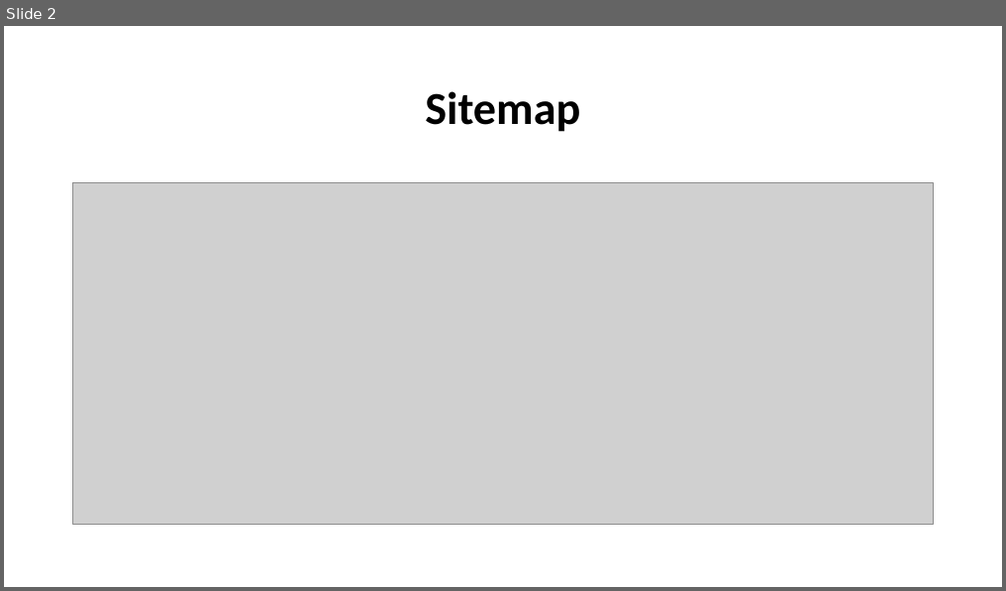
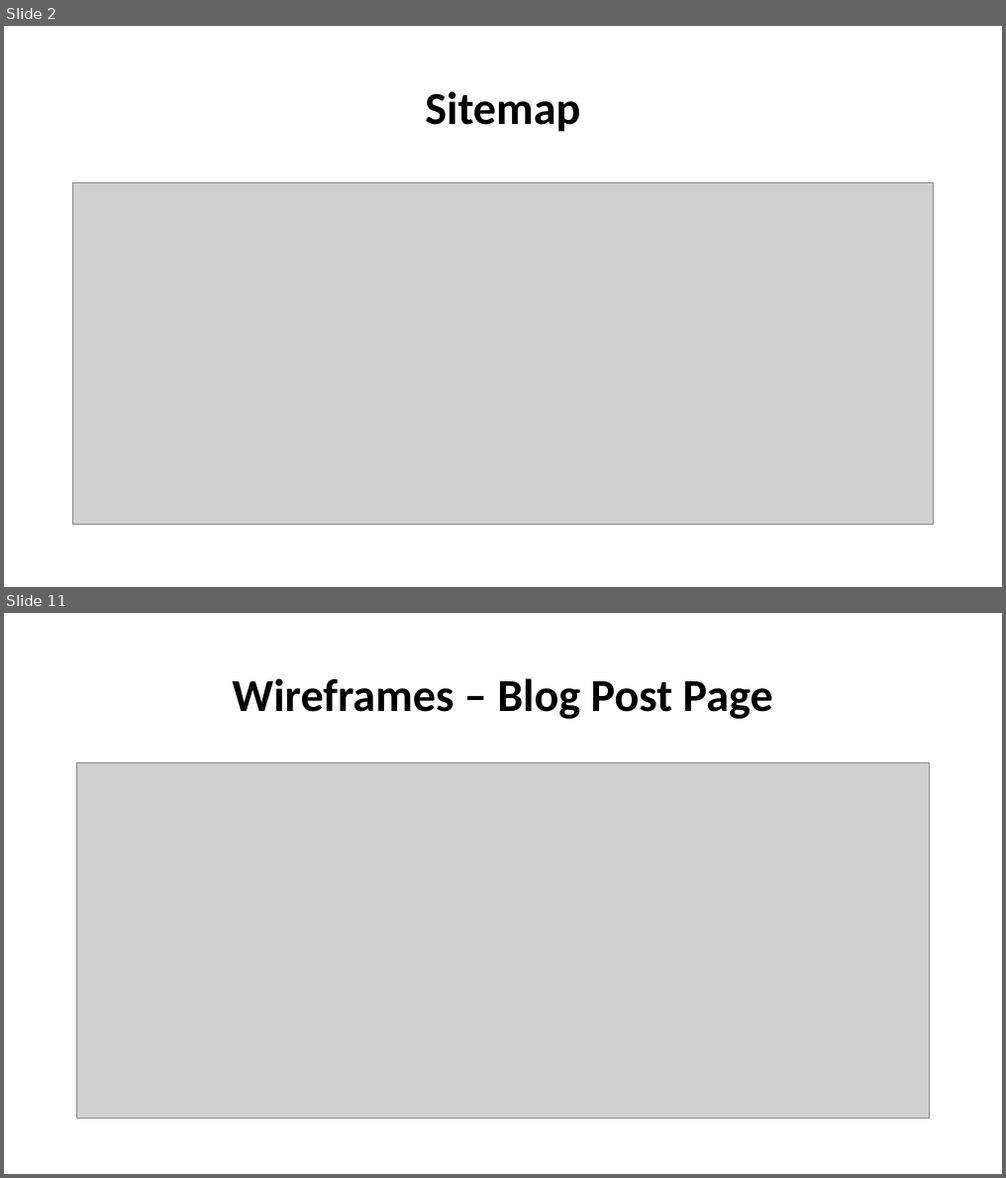
Before and after one commit to quachck/DavidQuach_T1A2, a slide deck: ppt/portfolio-slidedeck.pptx. Shown one above the other, each under a label of ours: slide 2 before the commit, slides 2 and 11 after it; the slides between them are not shown. The pictures are 1006x591 and 1006x1178 pixels, drawn with LibreOffice and Linux fonts; fonts in the diff are those of the drawing; grey boxes stand for pictures. Boxes give left, top, right and bottom in pixels: in the first picture for what was removed or moved away, otherwise in the second. Text is boxed around its words. In the diff, an @@ line names an element or a change of style, - is before the commit and + after.

```diff
--- a/ppt/portfolio-slidedeck.pptx
+++ b/ppt/portfolio-slidedeck.pptx
@@ slide 11 added at (x1=4, y1=613, x2=1002, y2=1174), background #FFFFFF @@
@@ title added at (x1=232, y1=678, x2=773, y2=719), 44 pt, text #000000, bold @@
+Wireframes – Blog Post Page
@@ picture added at (x1=76, y1=762, x2=929, y2=1119) @@
```
Also in this commit, not shown: 9 other slides added, 1 slide removed, 28 other files.
